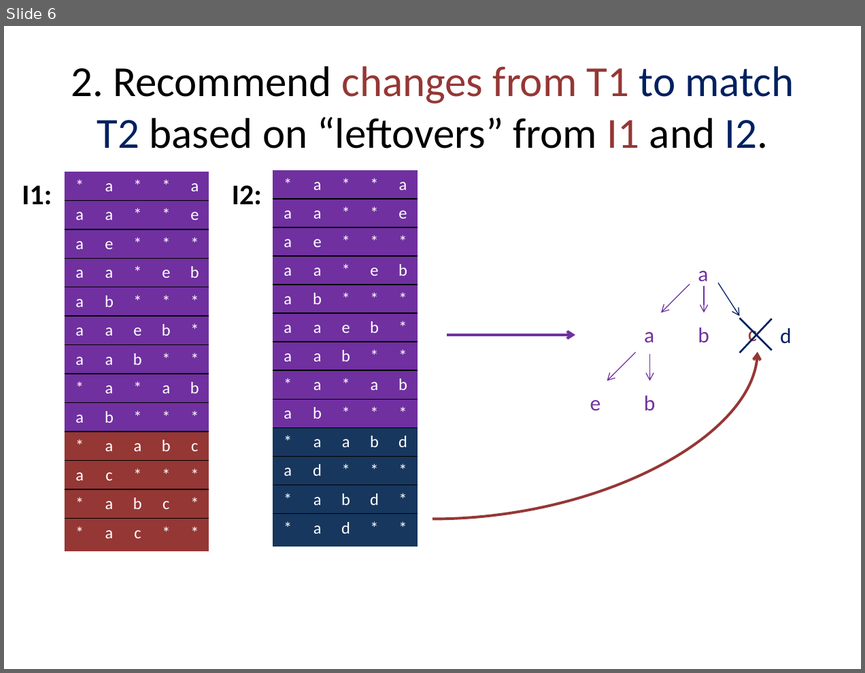
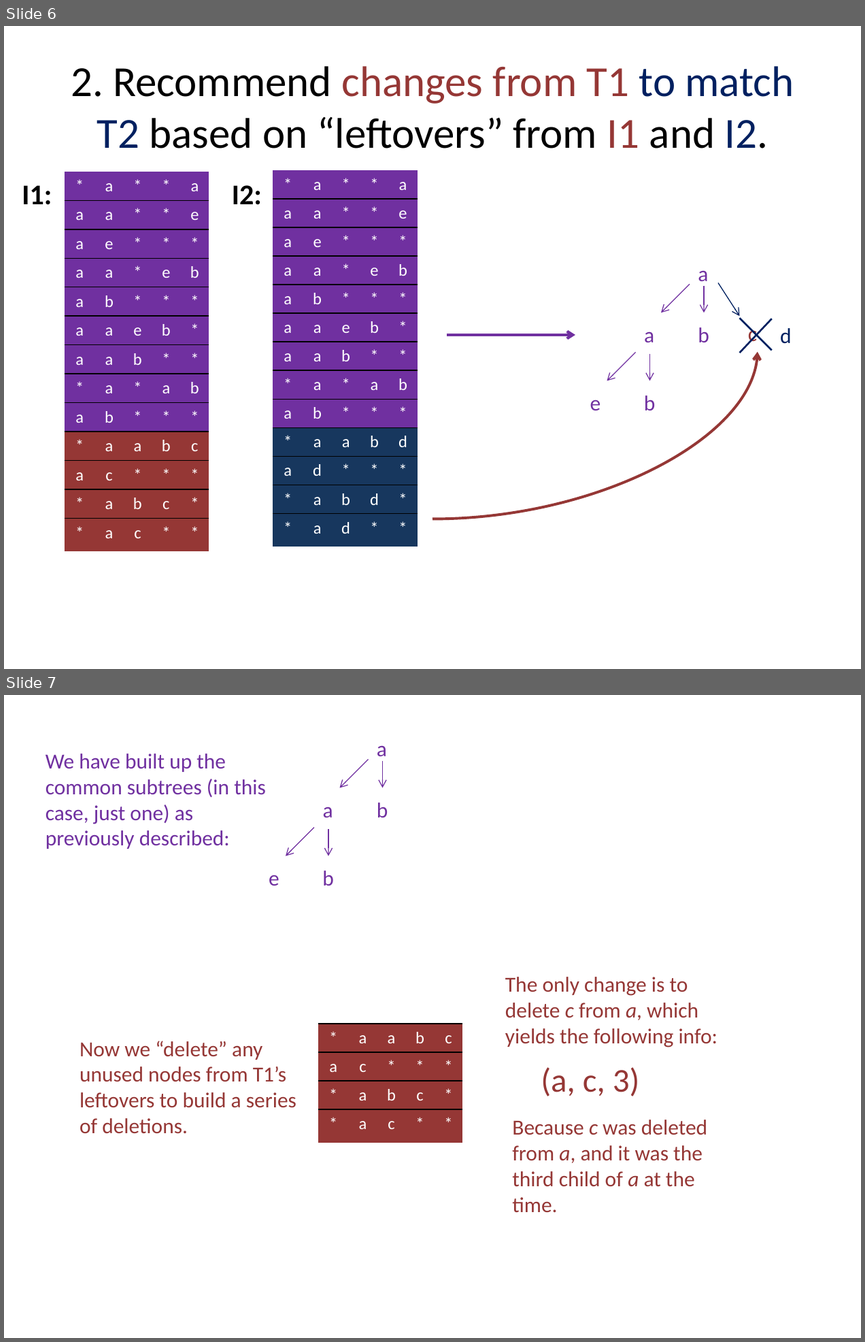
Before and after one commit to SuitAndThai/Graph-Matching, a slide deck: Documents/pqGramRecommendations.pptx. Shown one above the other, each under a label of ours: slide 6 before the commit, slides 6 and 7 after it. The pictures are 865x673 and 865x1342 pixels, drawn with LibreOffice and Linux fonts; fonts in the diff are those of the drawing. Boxes give left, top, right and bottom in pixels: in the first picture for what was removed or moved away, otherwise in the second. Text is boxed around its words. In the diff, an @@ line names an element or a change of style, - is before the commit and + after.

Commit message:
updated presentation to include delete-insert

```diff
--- a/Documents/pqGramRecommendations.pptx
+++ b/Documents/pqGramRecommendations.pptx
@@ slide 7 added at [4, 695, 861, 1338], background #FFFFFF @@
@@ text added at [45, 753, 266, 849], 18 pt, text #7030A0 @@
+We have built up the common subtrees (in this case, just one) as previously described:
@@ text added at [377, 745, 387, 757], 18 pt, text #7030A0 @@
+a
@@ arrow added from (368, 759) to (340, 787), #7030A0 0.75 pt @@
@@ arrow added from (383, 761) to (383, 787), #7030A0 0.75 pt @@
@@ text added at [323, 807, 333, 817], 18 pt, text #7030A0 @@
+a
@@ text added at [377, 802, 388, 817], 18 pt, text #7030A0 @@
+b
@@ arrow added from (314, 827) to (286, 856), #7030A0 0.75 pt @@
@@ arrow added from (329, 829) to (329, 856), #7030A0 0.75 pt @@
@@ text added at [269, 875, 279, 886], 18 pt, text #7030A0 @@
+e
@@ text added at [322, 870, 334, 885], 18 pt, text #7030A0 @@
+b
@@ text added at [505, 977, 718, 1047], 18 pt, text #953735 @@
+The only change is to delete c from a, which yields the following info:
@@ text added at [79, 1040, 296, 1134], 18 pt, text #953735 @@
+Now we “delete” any unused nodes from T1’s leftovers to build a series of deletions.
@@ table added at [318, 1023, 462, 1142], 4 rows, 5 columns @@
+* | a | a | b | c
+a | c | * | * | *
+* | a | b | c | *
+* | a | c | * | *
@@ text added at [541, 1067, 640, 1096], 28 pt, text #953735 @@
+(a, c, 3)
@@ text added at [512, 1119, 707, 1212], 18 pt, text #953735 @@
+Because c was deleted from a, and it was the third child of a at the time.
```
Also in this commit, not shown: 2 other slides added, 2 other files.
